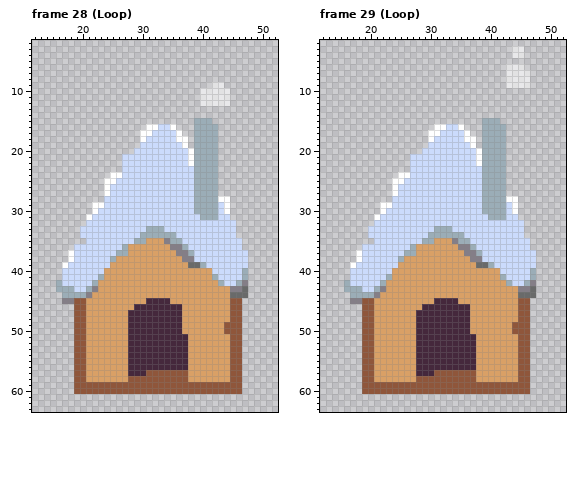
Pixel-art file, stored at demo3/aseprite/triangles.aseprite. This is how it looked before the edit.
64x64 pixels, 35 frames. Colours within 5 levels of each other are drawn and written as one. Shown: frame 28 (Loop): x 12..52, y 2..63; frame 29 (Loop): x 12..52, y 2..63. The commit also changed other frames, which this record leaves out.
Once edited:
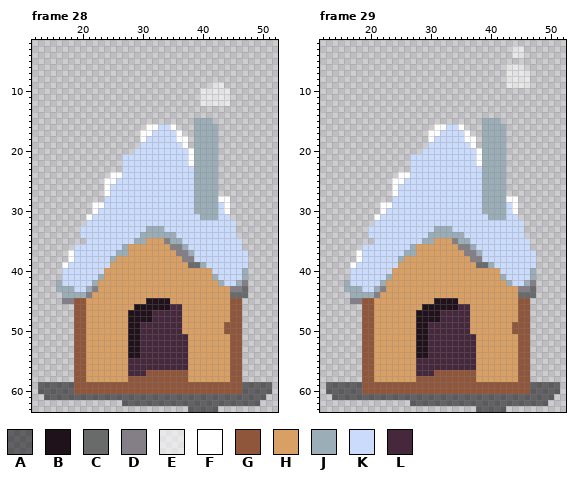
Palette (. is transparent): A #00000085  B #1f121b  C #696a6a  D #847e87  E #ffffff8c  F #ffffff  G #8f563b  H #d9a066  J #9badb7  K #cbdbfc  L #45283c
Change:
--- frame 28, layers "Layer 2", "Layer 3"
@@ x 26..36 @@
 44 HHHHHHHHHHH
-45 HHHHHLLLLHH
-46 HHHLLLLLLLL
-47 HHLLLLLLLLL
-48 HHLLLLLLLLL
-49 HHLLLLLLLLL
-50 HHLLLLLLLLL
-51 HHLLLLLLLLL
-52 HHLLLLLLLLL
-53 HHLLLLLLLLL
-54 HHLLLLLLLLL
+45 HHHHHBBBBHH
+46 HHHBBBBBBLL
+47 HHBBBBLLLLL
+48 HHBBBBLLLLL
+49 HHBBLLLLLLL
+50 HHBBLLLLLLL
+51 HHBBLLLLLLL
+52 HHBBLLLLLLL
+53 HHBBLLLLLLL
+54 HHBBLLLLLLL
 55 HHLLLLLLLLL
@@ x 12..52 @@
 58 .......GGHHHHHHHGGGGGGGGGGHHHHHHHGG......
-59 .......GGGGGGGGGGGGGGGGGGGGGGGGGGGG......
-60 .......GGGGGGGGGGGGGGGGGGGGGGGGGGGG......
-61 .........................................
-62 .........................................
-63 .........................................
+59 .AAAAAAGGGGGGGGGGGGGGGGGGGGGGGGGGGGAAAAA.
+60 .AAAAAAGGGGGGGGGGGGGGGGGGGGGGGGGGGGAAAAA.
+61 ..AAAAAAAAAAAAAAAAAAAAAAAAAAAAAAAAAAAAA..
+62 ...............AAAAAAAAAAAAAAAAAAAAAAA...
+63 ..........................AAAAA..........
--- frame 29, layers "Layer 2", "Layer 3": the same change as frame 28
